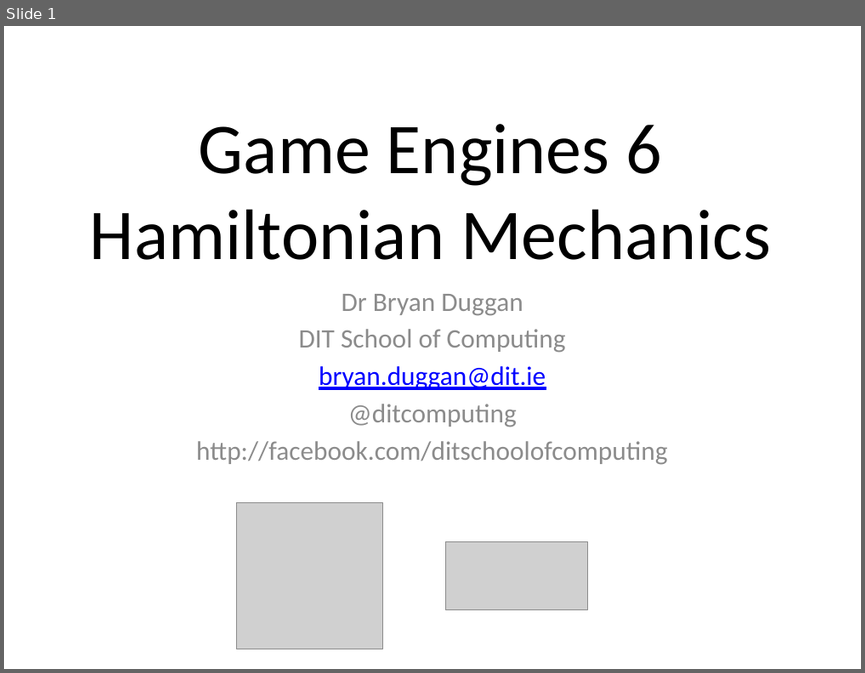
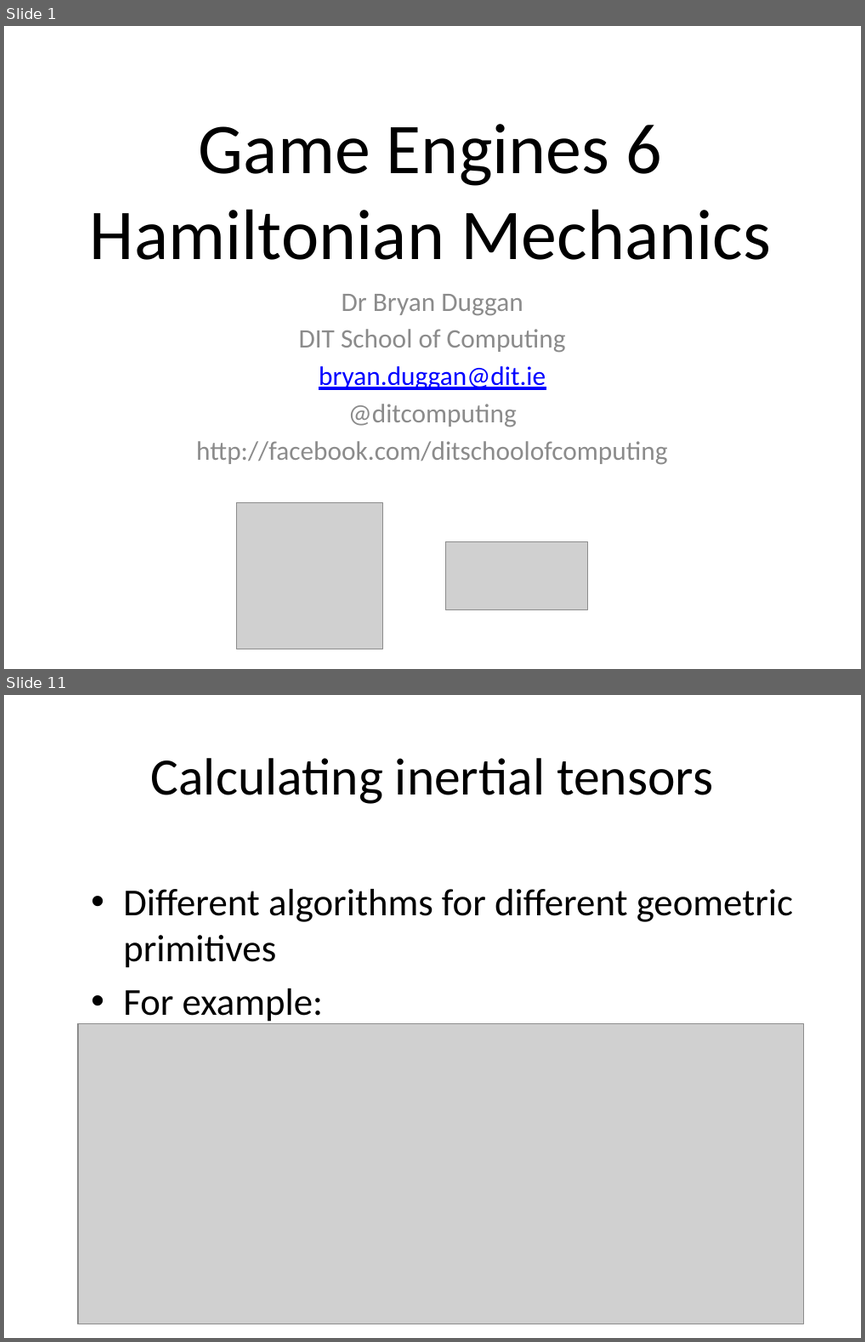
Before and after one commit to skooter500/BGE-V1, a slide deck: Lectures/Game Engines 7.pptx. Shown one above the other, each under a label of ours: slide 1 before the commit, slides 1 and 11 after it; the slides between them are not shown. The pictures are 865x673 and 865x1342 pixels, drawn with LibreOffice and Linux fonts; fonts in the diff are those of the drawing; grey boxes stand for pictures; background and template pictures are left out. Boxes give left, top, right and bottom in pixels: in the first picture for what was removed or moved away, otherwise in the second. Text is boxed around its words. In the diff, an @@ line names an element or a change of style, - is before the commit and + after.

```diff
--- a/Lectures/Game Engines 7.pptx
+++ b/Lectures/Game Engines 7.pptx
@@ slide 11 added at box(4, 695, 861, 1338), background #FFFFFF @@
@@ title added at box(151, 758, 713, 804), 44 pt, text #000000 @@
+Calculating inertial tensors
@@ text added at box(123, 889, 793, 1025), 32 pt, text #000000 @@
+• Different algorithms for different geometric primitives
+• For example:
@@ picture added at box(78, 1023, 803, 1323) @@
```
Also in this commit, not shown: 18 other slides added, 1 other file.
